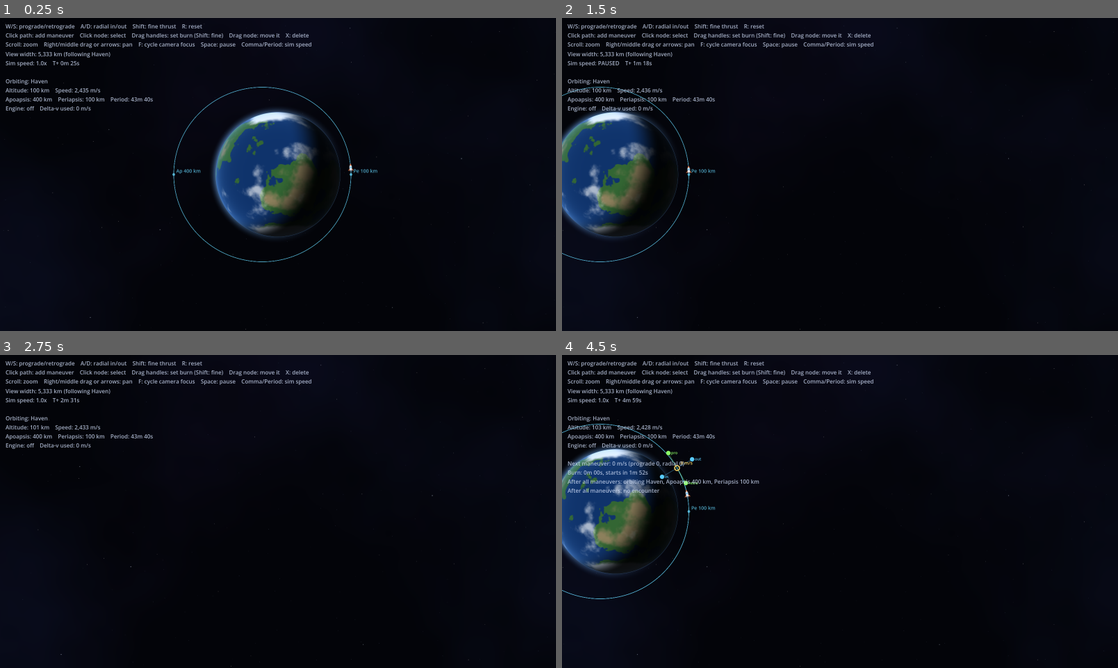
Above: before the commit, frames 1-4 (two rows, left to right).
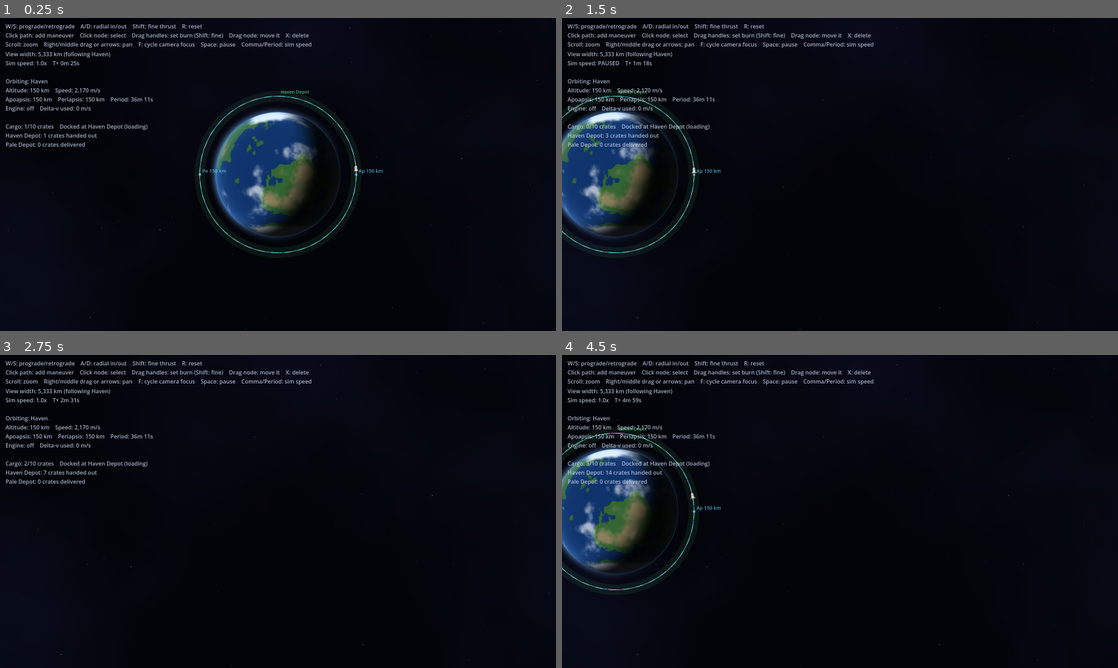
Above: after the commit, the same moments.

Repository: gabrielvotaw/astromation
Game: Godot game, scene res://scenes/main.tscn
The game is run twice, just before and just after one commit, with the same random seed, the same clock (stepped at 60 frames per second) and the same inputs.
Inputs (mouse positions are in pixels of both pictures, inside the frame that each line leads up to):
- Up to frame 1 (0.25 s): no input
- Up to frame 2 (1.5 s): tap Enter at 0.5 s; move the mouse to (962, 158) at 0.52 s; hold Right 0.53-1.25 s; tap R at 0.6 s; click (962, 158) at 0.67 s; tap Space at 0.77 s; drag from (728, 190) to (812, 237) at 1.27 s
- Up to frame 3 (2.75 s): tap Space at 2 s; move the mouse to (333, 442) at 2.02 s; hold Right from 2.03 s (still down); tap X at 2.1 s; tap R at 2.3 s
- Up to frame 4 (4.5 s): release Right at 2.75 s; tap Enter at 2.75 s; drag from (812, 574) to (673, 464) at 2.77 s; tap Space at 3.5, 3.77 s; move the mouse to (1006, 558) at 3.52 s; hold Left 3.53-4.25 s; hold Shift 3.53-4.25 s; tap R at 3.8 s; drag from (673, 464) to (756, 433) at 4.27 s

The runs differ from the first frame. In frame 1, 1.3% of the frame differs, in the area x 1-69%, y 22-78%; in frame 2, 1.0%; in frame 3, 0.5%; in frame 4, 1.4%, in the area x 0-36%, y 22-78%.

Commit message:
feat: routes slice 1 - depots, docking, and crate cargo

Diff:
--- a/scenes/main.tscn
+++ b/scenes/main.tscn
@@ -10,6 +10,7 @@
 [ext_resource type="Shader" path="res://shaders/planet.gdshader" id="10_planet_shader"]
 [ext_resource type="Shader" path="res://shaders/starfield.gdshader" id="11_starfield_shader"]
 [ext_resource type="Script" path="res://scripts/starfield.gd" id="12_starfield"]
+[ext_resource type="Script" path="res://scripts/depot.gd" id="13_depot"]
 
 [sub_resource type="ShaderMaterial" id="ShaderMaterial_stars"]
 shader = ExtResource("11_starfield_shader")
@@ -74,6 +75,19 @@
 script = ExtResource("2_ring")
 color = Color(0.8, 0.8, 0.85, 0.18)
 
+[node name="HavenDepot" type="Node2D" parent="." node_paths=PackedStringArray("body")]
+script = ExtResource("13_depot")
+body = NodePath("../Haven")
+label = "Haven Depot"
+
+[node name="PaleDepot" type="Node2D" parent="." node_paths=PackedStringArray("body")]
+script = ExtResource("13_depot")
+body = NodePath("../Pale")
+altitude = 300.0
+kind = 1
+label = "Pale Depot"
+color = Color(1, 0.7, 0.35, 0.75)
+
 [node name="Trajectory" type="Node2D" parent="."]
 script = ExtResource("5_trajectory_view")
 
@@ -81,6 +95,8 @@
 script = ExtResource("6_ship")
 home_body = NodePath("../Haven")
 trajectory_view = NodePath("../Trajectory")
+periapsis_altitude = 150.0
+apoapsis_altitude = 150.0
 
 [node name="ManeuverPlanner" type="Node2D" parent="." node_paths=PackedStringArray("ship")]
 script = ExtResource("7_planner")
--- /dev/null
+++ b/scripts/depot.gd
@@ -0,0 +1,83 @@
+class_name Depot
+extends Node2D
+
+## A parking orbit where ships load or unload crates. A ship is docked when its orbit around `body`
+## is within `tolerance` km of the depot orbit at both apoapsis and periapsis, with its engine off.
+## No rendezvous: the depot is the whole orbit, not a point on it.
+
+enum Kind { SUPPLY, DEMAND }
+
+@export var body: CelestialBody
+## Height of the depot orbit above the surface, in km.
+@export var altitude := 150.0
+@export var kind := Kind.SUPPLY
+## How far (km) apoapsis and periapsis may be from the depot orbit while docked.
+@export var tolerance := 50.0
+## Crates moved per game second while a ship is docked.
+@export var transfer_rate := 0.05
+@export var label := "Depot"
+@export var color := Color(0.45, 1.0, 0.6, 0.7)
+
+## Crates handed out (supply) or received (demand) so far.
+var crates_moved := 0.0
+
+var _last_time := 0.0
+
+
+func _ready() -> void:
+	add_to_group("depots")
+	_last_time = Sim.time
+
+
+func orbit_radius() -> float:
+	return body.radius + altitude
+
+
+func is_docked(ship: Ship) -> bool:
+	if ship.crashed or ship.reference_body != body or ship.engine_output != Vector2.ZERO:
+		return false
+	if not ship.orbit.is_elliptic():
+		return false
+	var r := orbit_radius()
+	return absf(ship.orbit.periapsis() - r) <= tolerance and absf(ship.orbit.apoapsis() - r) <= tolerance
+
+
+## Docks or undocks the ship and moves crates for `game_seconds` of docked time.
+func service(ship: Ship, game_seconds: float) -> void:
+	if not is_docked(ship):
+		if ship.docked_at == self:
+			ship.docked_at = null
+		return
+	ship.docked_at = self
+	var amount := transfer_rate * game_seconds
+	if kind == Kind.SUPPLY:
+		amount = minf(amount, ship.capacity - ship.cargo)
+		ship.cargo += amount
+	else:
+		amount = minf(amount, ship.cargo)
+		ship.cargo -= amount
+	crates_moved += amount
+
+
+func _process(_delta: float) -> void:
+	var elapsed := Sim.time - _last_time
+	_last_time = Sim.time
+	for ship in get_tree().get_nodes_in_group("ships"):
+		service(ship, elapsed)
+	global_position = body.global_position
+	queue_redraw()
+
+
+func _draw() -> void:
+	var zoom := get_viewport().get_canvas_transform().get_scale().x
+	var r := orbit_radius()
+	var zone := color
+	zone.a = 0.07
+	draw_arc(Vector2.ZERO, r, 0.0, TAU, 128, zone, 2.0 * tolerance, true)
+	var dashes := 72
+	for i in dashes:
+		if i % 2 == 0:
+			draw_arc(Vector2.ZERO, r, TAU * i / dashes, TAU * (i + 1) / dashes, 6, color, 2.0 / zoom, true)
+	draw_set_transform(Vector2(0, -r), 0.0, Vector2.ONE / zoom)
+	draw_string(ThemeDB.fallback_font, Vector2(8, -8), label, HORIZONTAL_ALIGNMENT_LEFT, -1, 13, color)
+	draw_set_transform(Vector2.ZERO)
--- a/scripts/hud.gd
+++ b/scripts/hud.gd
@@ -44,7 +44,26 @@
 			lines.append("")
 			lines.append_array(_maneuver_lines())
 
+	if ship:
+		lines.append("")
+		lines.append_array(_cargo_lines())
+
 	_info_label.text = "\n".join(lines)
+
+
+func _cargo_lines() -> PackedStringArray:
+	var lines := PackedStringArray()
+	var status := ""
+	if ship.docked_at:
+		var depot := ship.docked_at
+		var busy := ship.cargo < ship.capacity if depot.kind == Depot.Kind.SUPPLY else ship.cargo > 0.0
+		var activity := ("loading" if depot.kind == Depot.Kind.SUPPLY else "unloading") if busy else "done"
+		status = "    Docked at %s (%s)" % [depot.label, activity]
+	lines.append("Cargo: %d/%d crates%s" % [floori(ship.cargo), roundi(ship.capacity), status])
+	for depot in get_tree().get_nodes_in_group("depots"):
+		var verb := "handed out" if depot.kind == Depot.Kind.SUPPLY else "delivered"
+		lines.append("%s: %d crates %s" % [depot.label, floori(depot.crates_moved), verb])
+	return lines
 
 
 func _maneuver_lines() -> PackedStringArray:
--- a/scripts/ship.gd
+++ b/scripts/ship.gd
@@ -23,6 +23,8 @@
 @export var apoapsis_altitude := 400.0
 ## Engine acceleration in m/s².
 @export var thrust_acceleration := 2.0
+## Crates the ship can carry.
+@export var capacity := 10.0
 @export var hull_color := Color(0.88, 0.9, 0.94)
 @export var accent_color := Color(0.95, 0.45, 0.2)
 @export var window_color := Color(0.35, 0.75, 1.0)
@@ -49,6 +51,10 @@
 var thrust := Vector2.ZERO
 ## World direction the engine pushed this frame, scaled by throttle. Zero when the engine is off.
 var engine_output := Vector2.ZERO
+## Crates on board. Fractional while a depot is mid-transfer.
+var cargo := 0.0
+## The depot the ship is docked at, or null. Set by Depot.
+var docked_at: Depot
 
 var _last_time := 0.0
 var _next_prediction_time := 0.0
@@ -56,6 +62,7 @@
 
 
 func _ready() -> void:
+	add_to_group("ships")
 	reset()
 
 
@@ -67,6 +74,8 @@
 	orbit = Orbit.from_state(home_body.mu, Vector2(periapsis, 0.0), Vector2(0.0, -speed), Sim.time)
 	crashed = false
 	delta_v_used = 0.0
+	cargo = 0.0
+	docked_at = null
 	maneuvers = []
 	_last_time = Sim.time
 	_predict(Sim.time)
--- a/tests/run_tests.gd
+++ b/tests/run_tests.gd
@@ -7,6 +7,7 @@
 	preload("res://tests/test_orbit.gd"),
 	preload("res://tests/test_trajectory.gd"),
 	preload("res://tests/test_maneuver.gd"),
+	preload("res://tests/test_depot.gd"),
 ]
 
 
--- /dev/null
+++ b/tests/test_depot.gd
@@ -0,0 +1,83 @@
+extends RefCounted
+
+var _failures := 0
+
+
+## Runs every test and returns the number of failures.
+func run(host: Node) -> int:
+	var main: Node = load("res://scenes/main.tscn").instantiate()
+	host.add_child(main)
+	var ship: Ship = main.get_node("Ship")
+	var haven_depot: Depot = main.get_node("HavenDepot")
+	var pale_depot: Depot = main.get_node("PaleDepot")
+	var pale: CelestialBody = main.get_node("Pale")
+
+	_test_ship_starts_docked_and_loads(ship, haven_depot)
+	_test_loading_stops_at_capacity(ship, haven_depot)
+	_test_eccentric_orbit_is_not_docked(ship, haven_depot)
+	_test_burning_ship_is_not_docked(ship, haven_depot)
+	_test_wrong_body_is_not_docked(ship, pale_depot)
+	_test_unloads_at_demand_depot(ship, pale_depot, pale)
+
+	host.remove_child(main)
+	main.free()
+	return _failures
+
+
+func _test_ship_starts_docked_and_loads(ship: Ship, depot: Depot) -> void:
+	ship.reset()
+	depot.service(ship, 40.0)
+	_check("ship starts docked at the Haven depot", ship.docked_at == depot)
+	_check("docked ship loads crates over time", is_equal_approx(ship.cargo, depot.transfer_rate * 40.0))
+
+
+func _test_loading_stops_at_capacity(ship: Ship, depot: Depot) -> void:
+	ship.reset()
+	depot.service(ship, 10000.0)
+	_check("loading stops at capacity", ship.cargo == ship.capacity)
+
+
+func _test_eccentric_orbit_is_not_docked(ship: Ship, depot: Depot) -> void:
+	ship.reset()
+	var mu := ship.reference_body.mu
+	var periapsis := depot.orbit_radius()
+	var apoapsis := periapsis + 2.0 * depot.tolerance
+	var a := (periapsis + apoapsis) / 2.0
+	ship.orbit = Orbit.from_state(mu, Vector2(periapsis, 0), Vector2(0, -sqrt(mu * (2.0 / periapsis - 1.0 / a))), Sim.time)
+	depot.service(ship, 40.0)
+	_check("orbit outside the docking zone does not dock", ship.docked_at == null and ship.cargo == 0.0)
+
+
+func _test_burning_ship_is_not_docked(ship: Ship, depot: Depot) -> void:
+	ship.reset()
+	ship.engine_output = Vector2(1, 0)
+	depot.service(ship, 40.0)
+	ship.engine_output = Vector2.ZERO
+	_check("ship with its engine on does not dock", ship.docked_at == null)
+
+
+func _test_wrong_body_is_not_docked(ship: Ship, pale_depot: Depot) -> void:
+	ship.reset()
+	pale_depot.service(ship, 40.0)
+	_check("ship around Haven does not dock at the Pale depot", ship.docked_at == null)
+
+
+func _test_unloads_at_demand_depot(ship: Ship, depot: Depot, pale: CelestialBody) -> void:
+	ship.reset()
+	ship.cargo = 10.0
+	ship.reference_body = pale
+	var r := depot.orbit_radius()
+	ship.orbit = Orbit.from_state(pale.mu, Vector2(r, 0), Vector2(0, -sqrt(pale.mu / r)), Sim.time)
+	var before := depot.crates_moved
+	depot.service(ship, 100.0)
+	_check("docked at the demand depot", ship.docked_at == depot)
+	_check("demand depot unloads crates", is_equal_approx(ship.cargo, 10.0 - depot.transfer_rate * 100.0))
+	_check("demand depot counts delivered crates", is_equal_approx(depot.crates_moved - before, depot.transfer_rate * 100.0))
+	depot.service(ship, 10000.0)
+	_check("unloading stops at empty", ship.cargo == 0.0)
+
+
+func _check(name: String, passed: bool) -> void:
+	print(("PASS  " if passed else "FAIL  ") + name)
+	if not passed:
+		_failures += 1
--- a/tests/test_maneuver.gd
+++ b/tests/test_maneuver.gd
@@ -49,7 +49,7 @@
 	var planned: Orbit = ship.plan[1][0].orbit
 	var expected_speed := ship.orbit.velocity_at(t).length() + 0.1
 	_check("plan adds prograde delta-v at the maneuver time", absf(planned.velocity_at(t).length() - expected_speed) < 1e-4)
-	_check("prograde burn at apoapsis raises periapsis", planned.periapsis() > ship.orbit.periapsis() + 50.0)
+	_check("prograde burn raises apoapsis", planned.apoapsis() > ship.orbit.apoapsis() + 50.0)
 
 
 func _test_executed_burn_matches_plan(ship: Ship) -> void:
Not shown: 1 places in scenes/main.tscn that only renumber resources
Not shown, added: scripts/depot.gd.uid
Not shown, added: tests/test_depot.gd.uid
